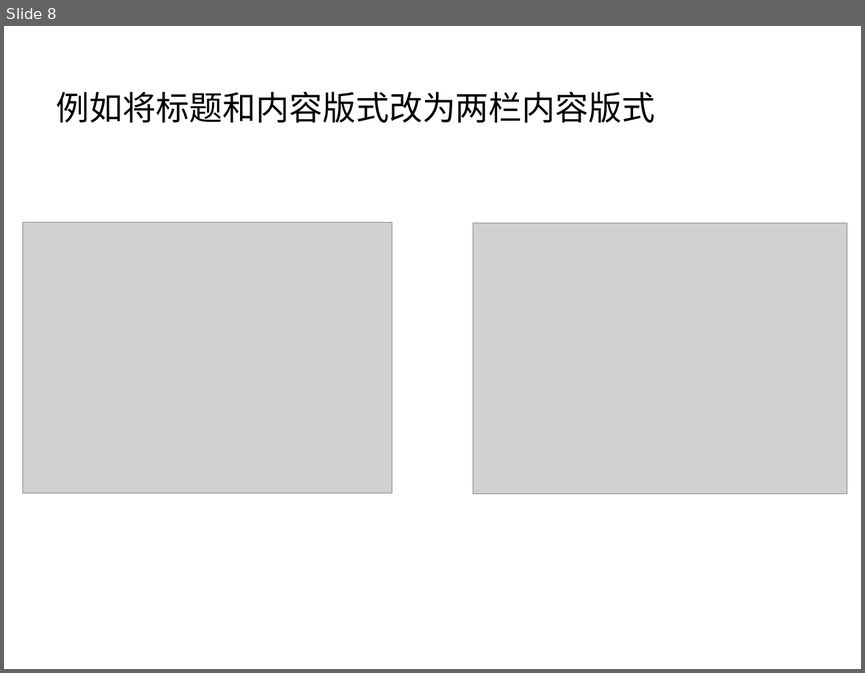
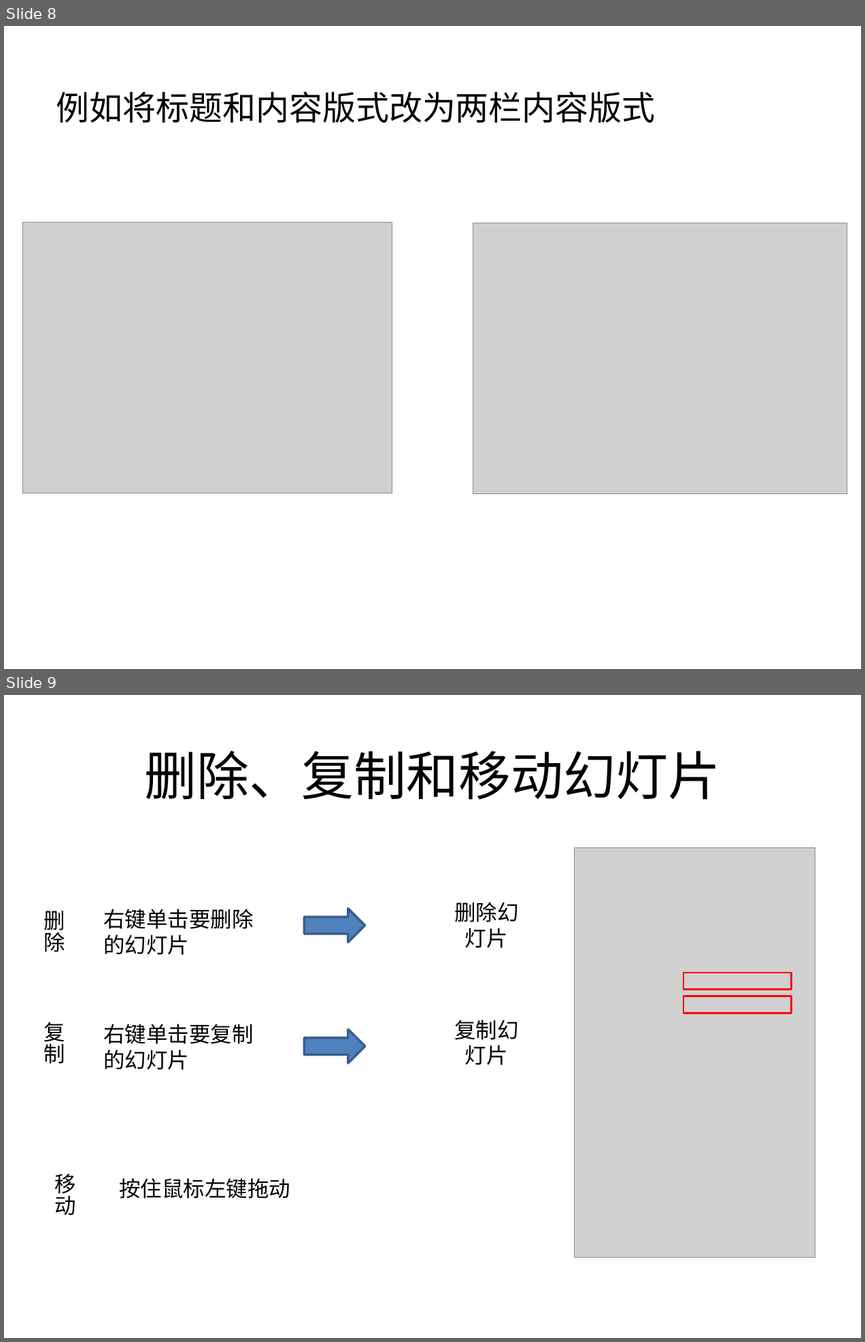
Before and after one commit to sans123wx/class, a slide deck: 第五章ppt/PowerPoint.pptx. Shown one above the other, each under a label of ours: slide 8 before the commit, slides 8 and 9 after it. The pictures are 865x673 and 865x1342 pixels, drawn with LibreOffice and Linux fonts; fonts in the diff are those of the drawing; grey boxes stand for pictures. Boxes give left, top, right and bottom in pixels: in the first picture for what was removed or moved away, otherwise in the second. Text is boxed around its words. In the diff, an @@ line names an element or a change of style, - is before the commit and + after.

```diff
--- a/第五章ppt/PowerPoint.pptx
+++ b/第五章ppt/PowerPoint.pptx
@@ slide 9 added at <box>4,695,861,1338</box>, background #FFFFFF @@
@@ title added at <box>144,751,720,800</box>, 44 pt, text #000000 @@
+删除、复制和移动幻灯片
@@ picture added at <box>574,847,815,1257</box> @@
@@ text added at <box>43,911,65,952</box>, 18 pt, text #000000 @@
+删除
@@ text added at <box>103,909,253,955</box>, 18 pt, text #000000 @@
+右键单击要删除的幻灯片
@@ right arrow added at <box>304,909,364,942</box>, fill #4F81BD, outline #3A5F8C 2 pt @@
@@ text added at <box>454,902,518,948</box>, 18 pt, text #000000 @@
+删除幻灯片
@@ rectangle added at <box>683,972,791,989</box>, outline #FF0000 1.5 pt @@
@@ rectangle added at <box>683,996,791,1013</box>, outline #FF0000 1.5 pt @@
@@ text added at <box>454,1019,518,1065</box>, 18 pt, text #000000 @@
+复制幻灯片
@@ text added at <box>43,1021,65,1064</box>, 18 pt, text #000000 @@
+复制
@@ text added at <box>103,1023,253,1070</box>, 18 pt, text #000000 @@
+右键单击要复制的幻灯片
@@ right arrow added at <box>304,1029,364,1063</box>, fill #4F81BD, outline #3A5F8C 2 pt @@
@@ text added at <box>55,1173,77,1215</box>, 18 pt, text #000000 @@
+移动
@@ text added at <box>119,1178,290,1198</box>, 18 pt, text #000000 @@
+按住鼠标左键拖动
```
Also in this commit, not shown: 1 other slide added.
